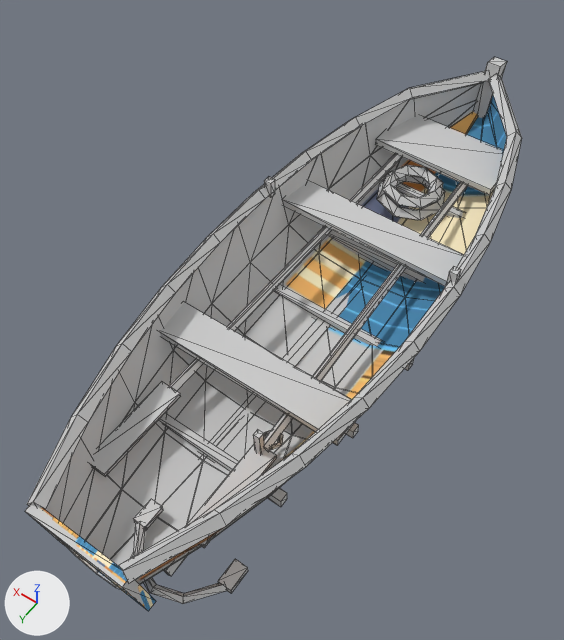
Before and after pictures for a commit that changed the glTF model art/props/rowboat.glb.
Both versions are drawn from a camera (50 mm lens) standing at (-1.59, 2.72, 4.12) and looking at (0.12, 0.32, 0.36). Every picture has the same lights, and +X, +Y and +Z are marked at lower left. The first picture is the older version. Mesh edges are drawn as thin lines. Vertices at exactly the same position are counted once.

Names of what the first picture shows: 'rowboat'.
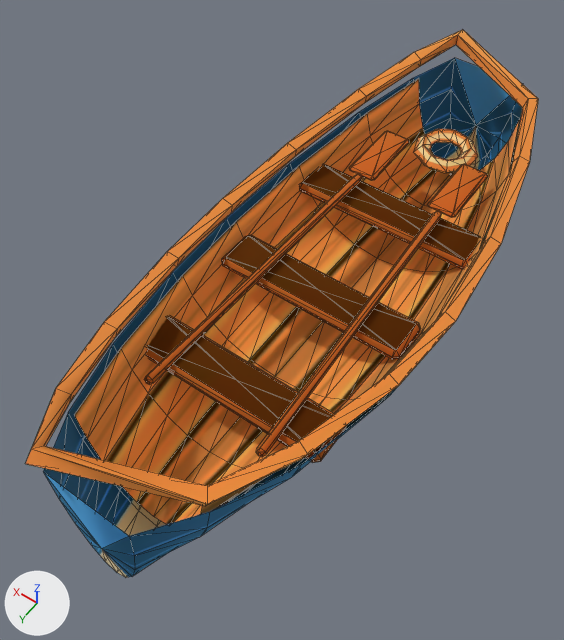
Location of each change, [x1, y1, x2, y2] in pixels of the pictures (564 x 640 px):
'rowboat', surface changed, reshaped, moved, rescaled: before [25, 57, 522, 611]; after [25, 30, 538, 577]
part 1 of me_rowboat, rebuilt (12% shorter): before [45, 83, 496, 590]; after [74, 78, 520, 524]
part 2 of me_rowboat, rebuilt: before [97, 96, 507, 589]; after [43, 58, 522, 577]
part 3 of me_rowboat, rebuilt (11% wider, 9% taller): before [27, 71, 490, 509]; after [25, 30, 538, 506]
part 4 of me_rowboat, rebuilt: before [169, 154, 402, 392]; after [144, 173, 362, 384]
part 5 of me_rowboat, rebuilt: before [264, 183, 467, 450]; after [256, 210, 442, 457]
part 6 of me_rowboat, added (beige): after [414, 129, 478, 173]
part 7 of me_rowboat, added (brown): after [299, 165, 484, 269]
part 8 of me_rowboat, added (brown): after [222, 235, 421, 359]
part 9 of me_rowboat, added (brown): after [146, 316, 346, 462]
part 10 of me_rowboat, added (orange): after [349, 131, 409, 180]
part 11 of me_rowboat, added (orange): after [428, 164, 488, 217]
part 12 of me_rowboat, deleted: before [25, 57, 507, 611]
part 13 of me_rowboat, deleted: before [119, 76, 522, 583]

Diff of the bpy script that builds the scene:
```diff
--- a/art/props/rowboat.glb.py
+++ b/art/props/rowboat.glb.py
@@ mat_wood @@
 mat_wood.roughness = 0.9
+mat_wood.metallic = 1.0
@@ mat_outfit @@
 mat_outfit.roughness = 0.88
+mat_outfit.metallic = 1.0
@@ me_rowboat @@
 # used by ob_rowboat; location = (0.0, -0.031, 0.42); scale = (2.18, 2.18, 2.18)
-me_rowboat.from_pydata(...)  # 511 vertices, 850 faces; spans x -0.34..0.34, y -1.0..1.0, z -0.21..0.21
+me_rowboat.from_pydata(...)  # 492 vertices, 902 faces; spans x -0.4..0.4, y -1.0..1.0, z -0.26..0.26
+# me_rowboat part 1: the loose piece of 77 vertices spanning x -0.32..0.32, y -0.95..0.98, z -0.15..0.15 is rebuilt with 77 vertices and now spans x -0.35..0.35, y -0.84..0.82, z -0.2..0.13
+# me_rowboat part 2: the loose piece of 77 vertices spanning x -0.32..0.32, y -0.95..0.98, z -0.15..0.15 is rebuilt with 101 vertices and now spans x -0.38..0.39, y -0.99..0.98, z -0.26..0.15, in mat_outfit (picture img_rowboat_atlas)
+# me_rowboat part 3: the loose piece of 40 vertices spanning x 0.0..0.34, y -0.97..0.99, z 0.08..0.18 is rebuilt with 64 vertices and now spans x -0.4..0.4, y -1.0..1.0, z 0.04..0.26, in mat_wood (picture img_rowboat_atlas)
+# me_rowboat part 4: the loose piece of 8 vertices spanning x 0.11..0.17, y -0.74..0.52, z -0.04..0.03 is rebuilt with 22 vertices and now spans x 0.14..0.2, y -0.41..0.6, z -0.01..0.03
+# me_rowboat part 5: the loose piece of 8 vertices spanning x -0.16..-0.1, y -0.74..0.52, z -0.04..0.03 is rebuilt with 22 vertices and now spans x -0.2..-0.13, y -0.41..0.6, z -0.01..0.03
+# me_rowboat part 6: a new loose piece of 36 vertices spanning x -0.1..0.11, y -0.85..-0.63, z -0.06..0.0, in mat_wood (picture img_rowboat_atlas)
+# me_rowboat part 7: a new loose piece of 34 vertices spanning x -0.31..0.31, y -0.43..-0.28, z -0.05..-0.01, in mat_wood (picture img_rowboat_atlas)
+# me_rowboat part 8: a new loose piece of 34 vertices spanning x -0.31..0.31, y -0.02..0.13, z -0.05..-0.01, in mat_wood (picture img_rowboat_atlas)
+# me_rowboat part 9: a new loose piece of 34 vertices spanning x -0.31..0.31, y 0.37..0.52, z -0.05..-0.01, in mat_wood (picture img_rowboat_atlas)
+# me_rowboat part 10: a new loose piece of 34 vertices spanning x 0.1..0.2, y -0.65..-0.41, z 0.01..0.03, in mat_wood (picture img_rowboat_atlas)
+# me_rowboat part 11: a new loose piece of 34 vertices spanning x -0.19..-0.1, y -0.65..-0.41, z 0.01..0.03, in mat_wood (picture img_rowboat_atlas)
+# me_rowboat part 12: 19 loose pieces with 229 vertices, spanning x -0.31..0.31, y -1.0..1.0, z -0.21..0.21, are deleted
+# me_rowboat part 13
+# 72 vertices are removed from x -0.34..0.3, y -0.97..0.99, z -0.19..0.18
+# 124 faces are deleted
 me_rowboat.materials.append(mat_wood)
 me_rowboat.materials.append(mat_outfit)
-me_rowboat.materials.append(mat_metal)  # picture img_rowboat_atlas
@@ ob_rowboat @@
 ob_rowboat = bpy.data.objects.new('rowboat', me_rowboat)
-ob_rowboat.location = (0.0, -0.031, 0.42)
-ob_rowboat.scale = (2.18, 2.18, 2.18)
+ob_rowboat.location = (-0.002, 0.008, 0.557)
+ob_rowboat.scale = (2.05, 2.05, 2.05)
```
